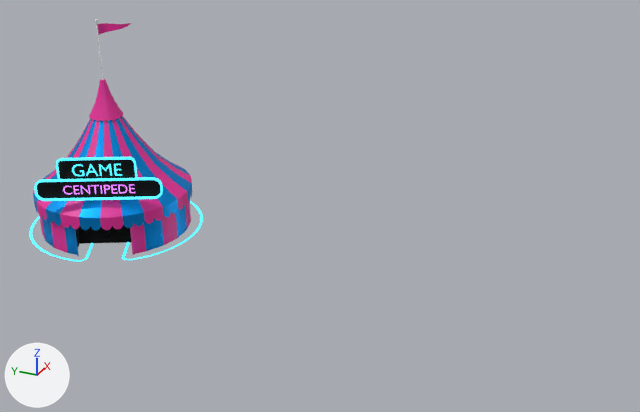
Before and after pictures for a commit that changed the glTF model tentGame1.glb.
Rendered twice from a 50 mm lens placed at (-29.3, -36.5, 30.1), pointed at (19.7, -14.5, 5.6). The lights are fixed; the arrows at lower left show +X, +Y and +Z. Where no turn or scale is listed for an object, it has been applied to the vertices.

Objects in the first picture: 'Plane.010', 'Plane.012', 'Plane.013', 'Text.010', 'Text.011', 'tentGame1'.
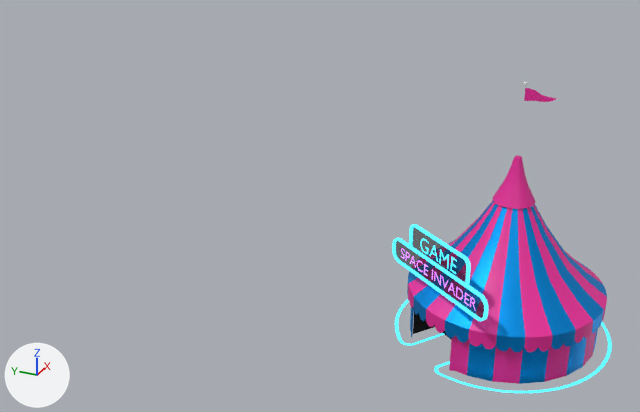
Edits to the bpy script that builds the scene:
```text
Add mat_blackalpha:
    mat_blackalpha = principled_material('blackAlpha')
    mat_blackalpha.base_color = (0.0, 0.0, 0.0)  # black #000000
    mat_blackalpha.roughness = 1.0
    mat_blackalpha.alpha = 0.7
Change me_plane_006:
    where me_plane_006.from_pydata(...)  # 8 vertices, 6 faces; spans x -1.0..1.0, y -5.56..5.56, z 0.0
    remove me_plane_006.materials.append(mat_black)  # black #000000
    add me_plane_006.materials.append(mat_blackalpha)  # black #000000
Change me_plane_007:
    where me_plane_007.from_pydata(...)  # 8 vertices, 6 faces; spans x -1.0..1.0, y -5.56..5.56, z 0.0
    remove me_plane_007.materials.append(mat_black)  # black #000000
    add me_plane_007.materials.append(mat_blackalpha)  # black #000000
Add me_text_007:
    me_text_007.from_pydata(...)  # 227 vertices, 213 faces; spans x -2.13..2.11, y -2.92..2.89, z -0.01..0.69
    me_text_007.materials.append(mat_glowpink)  # cyan #2fd5e7
Change ob_tentgame1:
    ob_tentgame1.location: (21.41, 3.62, 0.0) -> (18.55, -27.43, 0.0)
    ob_tentgame1.rotation_euler: (1.571, 0.0, -1.098) -> (1.571, 0.0, -2.201)  # degrees (90, 0, -63) -> degrees (90, 0, -126)
Change ob_plane_012:
    ob_plane_012.location: (-0.242, 0.0, 0.0) -> (-0.263, 0.0, 0.0)
Change ob_text_010:
    ob_text_010.location: (-0.35, 0.0, 1.267) -> (-0.388, 0.0, 1.267)
Remove ob_text_011:
    ob_text_011 = bpy.data.objects.new('Text.011', me_text_010)
    ob_text_011.location = (16.68, 1.2, 4.83)
Add ob_text_007:
    ob_text_007 = bpy.data.objects.new('Text.007', me_text_007)
    ob_text_007.location = (14.23, -24.29, 4.83)
```

What differs and where, as boxes (x1, y1, x2, y2) in the pictures (640 x 412 px):
'tentGame1', moved, turned
    before: (29, 19, 203, 262)
    after: (395, 81, 612, 393)
'Plane.012', recoloured, moved, turned
    before: (37, 180, 160, 198)
    after: (396, 241, 484, 318)
'Plane.013', recoloured, moved, turned
    before: (58, 160, 135, 179)
    after: (412, 227, 466, 282)
'Plane.010', moved, turned
    before: (34, 177, 163, 201)
    after: (392, 238, 488, 322)
'Plane.011', moved, turned
    before: (56, 157, 137, 180)
    after: (409, 224, 471, 286)
'Text.010', moved, turned
    before: (72, 164, 122, 177)
    after: (420, 238, 457, 274)
'Text.007', added
    after: (401, 248, 476, 311)
'Text.011', deleted
    before: (63, 184, 135, 195)
